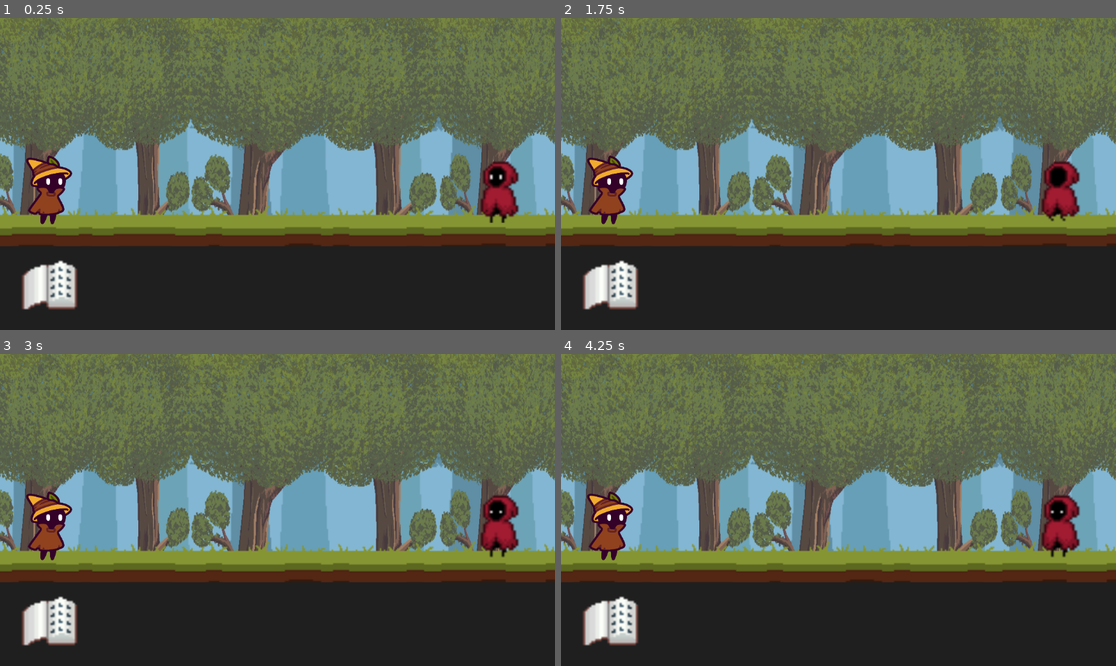
Above: before the commit, frames 1-4 (two rows, left to right).
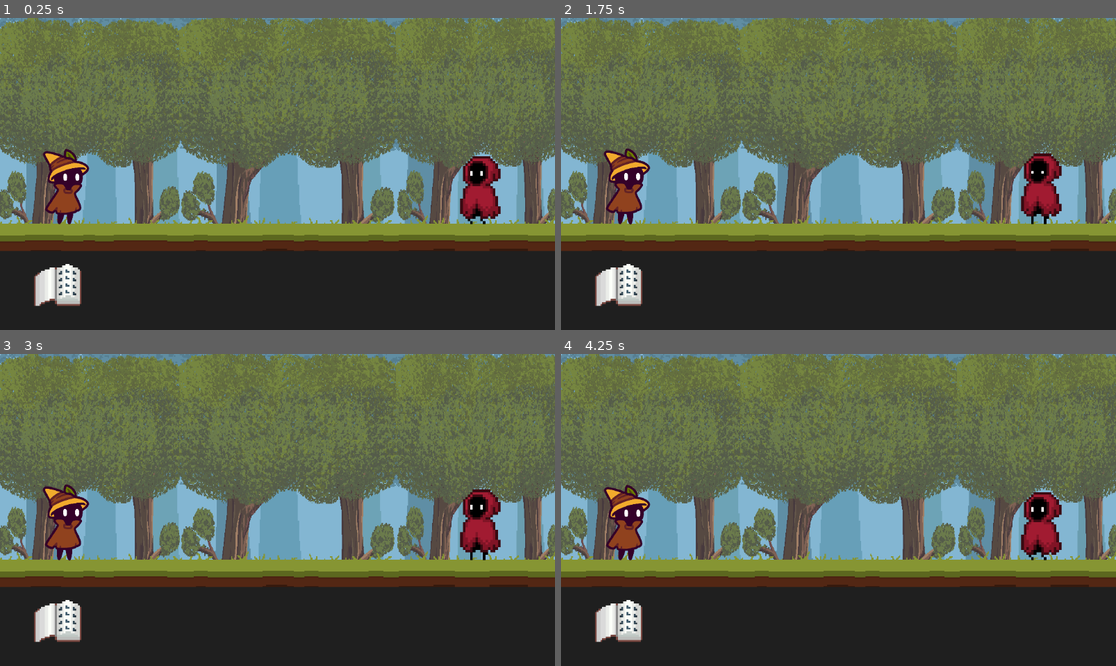
Above: after the commit, the same moments.

Repository: Daphish/Tale-Switch
Game: Godot game, scene res://scenes/lvl1.tscn
Two runs of this game, one before a commit and one after it. Both use one fixed random seed, a clock stepped at 60 frames per second and the inputs below. Before the commit the project starts from res://lvl1.tscn.
Inputs:
- Up to frame 1 (0.25 s): no input
- Up to frame 2 (1.75 s): no input
- Up to frame 3 (3 s): no input
- Up to frame 4 (4.25 s): no input

The runs differ from the first frame. In frame 1, 36% of the frame differs, in the area x 0-100%, y 0-94%; in frame 2, 36%; in frame 3, 36%; in frame 4, 36%.

Commit message:
Ordenando archivos

Diff:
--- a/lvl1.tscn
+++ /dev/null
@@ -1,131 +0,0 @@
-[gd_scene load_steps=16 format=3 uid="uid://d1bg4nv6tx0iy"]
-
-[ext_resource type="Texture2D" uid="uid://dfd3naw2lmwer" path="res://1. Parallax/1_ Trees Background.png" id="1_vhjmk"]
-[ext_resource type="Texture2D" uid="uid://derne5w03vkwx" path="res://1. Parallax/3_ Trees.png" id="2_hppyo"]
-[ext_resource type="Texture2D" uid="uid://wcyyxrgmiy32" path="res://1. Parallax/5_ Floor Platform.png" id="3_t5y7p"]
-[ext_resource type="Texture2D" uid="uid://dnb6ex56xoxc7" path="res://BookPack/cuaadro negro.png" id="4_ok8r0"]
-[ext_resource type="Texture2D" uid="uid://co1oju2axl1uu" path="res://BookPack/books_byBatuhan2.png" id="4_wg0iv"]
-[ext_resource type="Texture2D" uid="uid://c76s6ekai0u3o" path="res://BookPack/Enemi .png" id="6_audra"]
-[ext_resource type="Texture2D" uid="uid://c7y4jh2jn5ctl" path="res://CharacterAnimations/Idle.png" id="7_x7kom"]
-
-[sub_resource type="AtlasTexture" id="AtlasTexture_audra"]
-atlas = ExtResource("6_audra")
-region = Rect2(192, 0, 32, 32)
-
-[sub_resource type="AtlasTexture" id="AtlasTexture_x7kom"]
-atlas = ExtResource("6_audra")
-region = Rect2(224, 0, 32, 32)
-
-[sub_resource type="AtlasTexture" id="AtlasTexture_qoovb"]
-atlas = ExtResource("6_audra")
-region = Rect2(192, 33, 32, 32)
-
-[sub_resource type="AtlasTexture" id="AtlasTexture_1w0mb"]
-atlas = ExtResource("6_audra")
-region = Rect2(224, 33, 32, 32)
-
-[sub_resource type="SpriteFrames" id="SpriteFrames_imcy2"]
-animations = [{
-"frames": [{
-"duration": 1.0,
-"texture": SubResource("AtlasTexture_audra")
-}, {
-"duration": 1.0,
-"texture": SubResource("AtlasTexture_x7kom")
-}, {
-"duration": 1.0,
-"texture": SubResource("AtlasTexture_qoovb")
-}, {
-"duration": 1.0,
-"texture": SubResource("AtlasTexture_1w0mb")
-}, {
-"duration": 1.0,
-"texture": SubResource("AtlasTexture_audra")
-}, {
-"duration": 1.0,
-"texture": SubResource("AtlasTexture_x7kom")
-}],
-"loop": true,
-"name": &"Normal",
-"speed": 5.0
-}]
-
-[sub_resource type="AtlasTexture" id="AtlasTexture_imcy2"]
-atlas = ExtResource("7_x7kom")
-region = Rect2(0, 0, 512, 512)
-
-[sub_resource type="AtlasTexture" id="AtlasTexture_x7ero"]
-atlas = ExtResource("7_x7kom")
-region = Rect2(512, 0, 512, 512)
-
-[sub_resource type="SpriteFrames" id="SpriteFrames_f7a5t"]
-animations = [{
-"frames": [{
-"duration": 1.0,
-"texture": SubResource("AtlasTexture_imcy2")
-}, {
-"duration": 1.0,
-"texture": SubResource("AtlasTexture_x7ero")
-}],
-"loop": true,
-"name": &"Normal",
-"speed": 5.0
-}]
-
-[node name="lvl1" type="Node2D"]
-position = Vector2(0, -161)
-
-[node name="FondoBosque" type="Sprite2D" parent="."]
-position = Vector2(651.5, 318.25)
-scale = Vector2(2.68511, 2.98984)
-texture = ExtResource("1_vhjmk")
-
-[node name="planoMedio" type="Sprite2D" parent="."]
-position = Vector2(176, 376)
-scale = Vector2(0.930263, 1.87423)
-texture = ExtResource("2_hppyo")
-
-[node name="planoMedio" type="Sprite2D" parent="planoMedio"]
-position = Vector2(511.111, -0.00574446)
-scale = Vector2(1.17, 1.02314)
-texture = ExtResource("2_hppyo")
-
-[node name="planoMedio2" type="Sprite2D" parent="planoMedio"]
-position = Vector2(1008.55, -1.29762)
-scale = Vector2(0.926727, 1.02585)
-texture = ExtResource("2_hppyo")
-
-[node name="planoMedio3" type="Sprite2D" parent="planoMedio"]
-position = Vector2(518.133, 130.721)
-scale = Vector2(2.98551, 1.51314)
-texture = ExtResource("3_t5y7p")
-
-[node name="primerPlano" type="Sprite2D" parent="."]
-position = Vector2(617, 731)
-scale = Vector2(81.2622, 21.2749)
-texture = ExtResource("4_ok8r0")
-
-[node name="primerPlano" type="Sprite2D" parent="primerPlano"]
-position = Vector2(-6.27598, -0.235017)
-scale = Vector2(0.0517475, 0.195231)
-texture = ExtResource("4_wg0iv")
-
-[node name="Enemigo" type="CharacterBody2D" parent="."]
-
-[node name="AnimatedSprite2D" type="AnimatedSprite2D" parent="Enemigo"]
-position = Vector2(1032, 514)
-scale = Vector2(4.84374, 4.53788)
-sprite_frames = SubResource("SpriteFrames_imcy2")
-animation = &"Normal"
-autoplay = "Normal"
-frame_progress = 0.123378
-
-[node name="prota" type="CharacterBody2D" parent="."]
-
-[node name="AnimatedSprite2D" type="AnimatedSprite2D" parent="prota"]
-position = Vector2(96.9999, 511)
-scale = Vector2(0.348388, 0.316821)
-sprite_frames = SubResource("SpriteFrames_f7a5t")
-animation = &"Normal"
-autoplay = "Normal"
-frame_progress = 0.330157
--- a/project.godot
+++ b/project.godot
@@ -11,6 +11,10 @@
 [application]
 
 config/name="TaleSwitch"
-run/main_scene="res://lvl1.tscn"
+run/main_scene="res://scenes/lvl1.tscn"
 config/features=PackedStringArray("4.4", "Forward Plus")
 config/icon="res://icon.svg"
+
+[rendering]
+
+textures/canvas_textures/default_texture_filter=0
--- /dev/null
+++ b/scenes/enemy.tscn
@@ -0,0 +1,68 @@
+[gd_scene load_steps=10 format=3 uid="uid://07qmwmy5ld11"]
+
+[ext_resource type="Texture2D" uid="uid://c76s6ekai0u3o" path="res://assets/sprites/BookPack/Enemi .png" id="1_7p1mj"]
+
+[sub_resource type="AtlasTexture" id="AtlasTexture_md0e3"]
+atlas = ExtResource("1_7p1mj")
+region = Rect2(224, 0, 32, 32)
+
+[sub_resource type="AtlasTexture" id="AtlasTexture_4ra3w"]
+atlas = ExtResource("1_7p1mj")
+region = Rect2(192, 0, 32, 32)
+
+[sub_resource type="AtlasTexture" id="AtlasTexture_5uy6h"]
+atlas = ExtResource("1_7p1mj")
+region = Rect2(224, 32, 32, 32)
+
+[sub_resource type="AtlasTexture" id="AtlasTexture_c4w8v"]
+atlas = ExtResource("1_7p1mj")
+region = Rect2(192, 32, 32, 32)
+
+[sub_resource type="AtlasTexture" id="AtlasTexture_7p1mj"]
+atlas = ExtResource("1_7p1mj")
+region = Rect2(224, 32, 32, 32)
+
+[sub_resource type="AtlasTexture" id="AtlasTexture_xwavj"]
+atlas = ExtResource("1_7p1mj")
+region = Rect2(192, 0, 32, 32)
+
+[sub_resource type="SpriteFrames" id="SpriteFrames_xwavj"]
+animations = [{
+"frames": [{
+"duration": 1.0,
+"texture": SubResource("AtlasTexture_md0e3")
+}, {
+"duration": 1.0,
+"texture": SubResource("AtlasTexture_4ra3w")
+}, {
+"duration": 1.0,
+"texture": SubResource("AtlasTexture_5uy6h")
+}, {
+"duration": 1.0,
+"texture": SubResource("AtlasTexture_c4w8v")
+}, {
+"duration": 1.0,
+"texture": SubResource("AtlasTexture_7p1mj")
+}, {
+"duration": 1.0,
+"texture": SubResource("AtlasTexture_xwavj")
+}],
+"loop": true,
+"name": &"idle",
+"speed": 6.0
+}]
+
+[sub_resource type="RectangleShape2D" id="RectangleShape2D_nenq2"]
+size = Vector2(79, 162)
+
+[node name="Enemy" type="CharacterBody2D"]
+
+[node name="AnimatedSprite2D" type="AnimatedSprite2D" parent="."]
+scale = Vector2(6, 6)
+sprite_frames = SubResource("SpriteFrames_xwavj")
+animation = &"idle"
+autoplay = "idle"
+
+[node name="CollisionShape2D" type="CollisionShape2D" parent="."]
+position = Vector2(9.5, 15)
+shape = SubResource("RectangleShape2D_nenq2")
--- /dev/null
+++ b/scenes/lvl1.tscn
@@ -0,0 +1,56 @@
+[gd_scene load_steps=8 format=3 uid="uid://d1bg4nv6tx0iy"]
+
+[ext_resource type="Texture2D" uid="uid://dfd3naw2lmwer" path="res://assets/sprites/1. Parallax/1_ Trees Background.png" id="1_hp87r"]
+[ext_resource type="Texture2D" uid="uid://derne5w03vkwx" path="res://assets/sprites/1. Parallax/3_ Trees.png" id="2_mvjca"]
+[ext_resource type="Texture2D" uid="uid://wcyyxrgmiy32" path="res://assets/sprites/1. Parallax/5_ Floor Platform.png" id="3_u7exc"]
+[ext_resource type="Texture2D" uid="uid://dnb6ex56xoxc7" path="res://assets/sprites/BookPack/cuaadro negro.png" id="4_02ush"]
+[ext_resource type="Texture2D" uid="uid://co1oju2axl1uu" path="res://assets/sprites/BookPack/books_byBatuhan2.png" id="5_kylad"]
+[ext_resource type="PackedScene" uid="uid://c8502e66q0se6" path="res://scenes/player.tscn" id="6_hp87r"]
+[ext_resource type="PackedScene" uid="uid://07qmwmy5ld11" path="res://scenes/enemy.tscn" id="7_mvjca"]
+
+[node name="lvl1" type="Node2D"]
+
+[node name="FondoBosque" type="Sprite2D" parent="."]
+position = Vector2(651.5, 318.25)
+scale = Vector2(2.68511, 2.98984)
+texture = ExtResource("1_hp87r")
+
+[node name="planoMedio" type="Sprite2D" parent="."]
+position = Vector2(176, 376)
+scale = Vector2(0.930263, 1.87423)
+texture = ExtResource("2_mvjca")
+
+[node name="planoMedio" type="Sprite2D" parent="planoMedio"]
+position = Vector2(511.111, -0.00574446)
+scale = Vector2(1.17, 1.02314)
+texture = ExtResource("2_mvjca")
+
+[node name="planoMedio2" type="Sprite2D" parent="planoMedio"]
+position = Vector2(1008.55, -1.29762)
+scale = Vector2(0.926727, 1.02585)
+texture = ExtResource("2_mvjca")
+
+[node name="planoMedio3" type="Sprite2D" parent="planoMedio"]
+position = Vector2(518.133, 130.721)
+scale = Vector2(2.98551, 1.51314)
+texture = ExtResource("3_u7exc")
+
+[node name="primerPlano" type="Sprite2D" parent="."]
+position = Vector2(617, 731)
+scale = Vector2(81.2622, 21.2749)
+texture = ExtResource("4_02ush")
+
+[node name="primerPlano" type="Sprite2D" parent="primerPlano"]
+position = Vector2(-6.27598, -0.235017)
+scale = Vector2(0.0517475, 0.195231)
+texture = ExtResource("5_kylad")
+
+[node name="Camera2D" type="Camera2D" parent="."]
+position = Vector2(627, 451)
+zoom = Vector2(0.87, 0.87)
+
+[node name="Player" parent="." instance=ExtResource("6_hp87r")]
+position = Vector2(117, 472)
+
+[node name="Enemy" parent="." instance=ExtResource("7_mvjca")]
+position = Vector2(1105, 474)
--- /dev/null
+++ b/scenes/player.tscn
@@ -0,0 +1,40 @@
+[gd_scene load_steps=6 format=3 uid="uid://c8502e66q0se6"]
+
+[ext_resource type="Texture2D" uid="uid://c7y4jh2jn5ctl" path="res://assets/sprites/CharacterAnimations/Idle.png" id="1_3vyb7"]
+
+[sub_resource type="AtlasTexture" id="AtlasTexture_onrkg"]
+atlas = ExtResource("1_3vyb7")
+region = Rect2(0, 0, 512, 512)
+
+[sub_resource type="AtlasTexture" id="AtlasTexture_i3pqv"]
+atlas = ExtResource("1_3vyb7")
+region = Rect2(512, 0, 512, 512)
+
+[sub_resource type="SpriteFrames" id="SpriteFrames_hqtel"]
+animations = [{
+"frames": [{
+"duration": 1.0,
+"texture": SubResource("AtlasTexture_onrkg")
+}, {
+"duration": 1.0,
+"texture": SubResource("AtlasTexture_i3pqv")
+}],
+"loop": true,
+"name": &"idle",
+"speed": 6.0
+}]
+
+[sub_resource type="RectangleShape2D" id="RectangleShape2D_3vyb7"]
+size = Vector2(79, 148)
+
+[node name="Player" type="CharacterBody2D"]
+
+[node name="AnimatedSprite2D" type="AnimatedSprite2D" parent="."]
+scale = Vector2(0.4, 0.4)
+sprite_frames = SubResource("SpriteFrames_hqtel")
+animation = &"idle"
+autoplay = "idle"
+
+[node name="CollisionShape2D" type="CollisionShape2D" parent="."]
+position = Vector2(5.5, 25)
+shape = SubResource("RectangleShape2D_3vyb7")
Renamed: 1. Parallax/0_ Background.png -> assets/sprites/1. Parallax/0_ Background.png
Not shown, changed: assets/sprites/1. Parallax/0_ Background.png.import
Renamed: 1. Parallax/1_ Trees Background.png -> assets/sprites/1. Parallax/1_ Trees Background.png
Not shown, changed: assets/sprites/1. Parallax/1_ Trees Background.png.import
Renamed: 1. Parallax/2_ Trees.png -> assets/sprites/1. Parallax/2_ Trees.png
Not shown, changed: assets/sprites/1. Parallax/2_ Trees.png.import
Renamed: 1. Parallax/3_ Trees.png -> assets/sprites/1. Parallax/3_ Trees.png
Not shown, changed: assets/sprites/1. Parallax/3_ Trees.png.import
Renamed: 1. Parallax/4_ Trees.png -> assets/sprites/1. Parallax/4_ Trees.png
Not shown, changed: assets/sprites/1. Parallax/4_ Trees.png.import
Renamed: 1. Parallax/5_ Floor Platform.png -> assets/sprites/1. Parallax/5_ Floor Platform.png
Not shown, changed: assets/sprites/1. Parallax/5_ Floor Platform.png.import
(and 31 more such lines)
